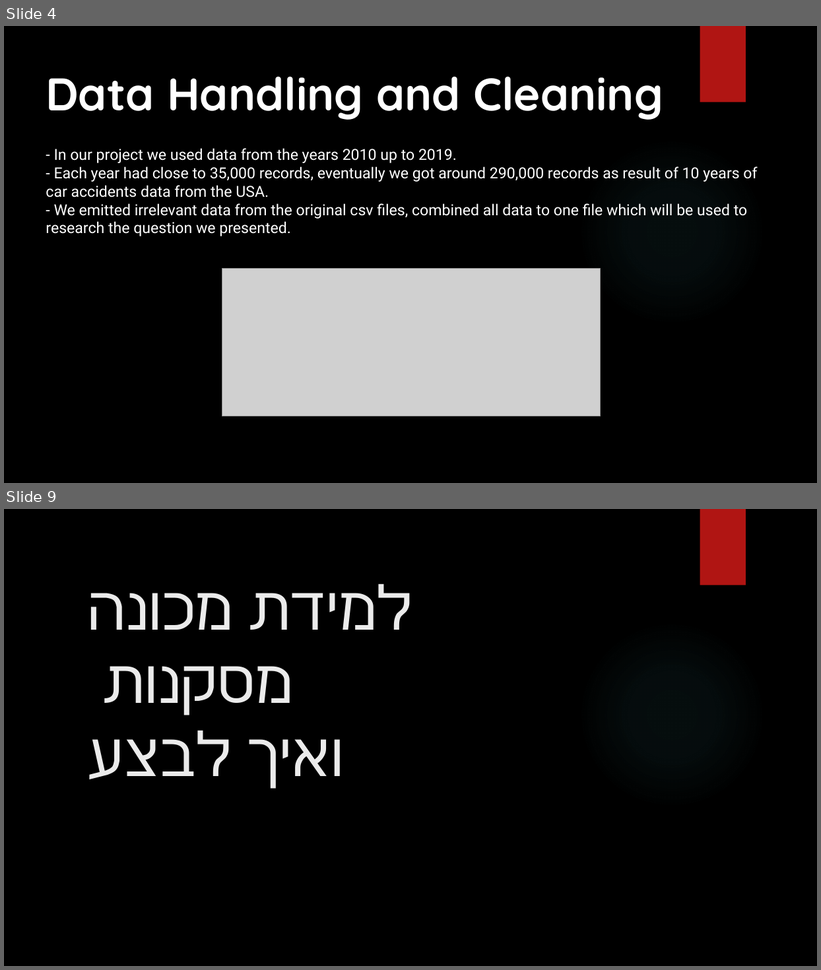
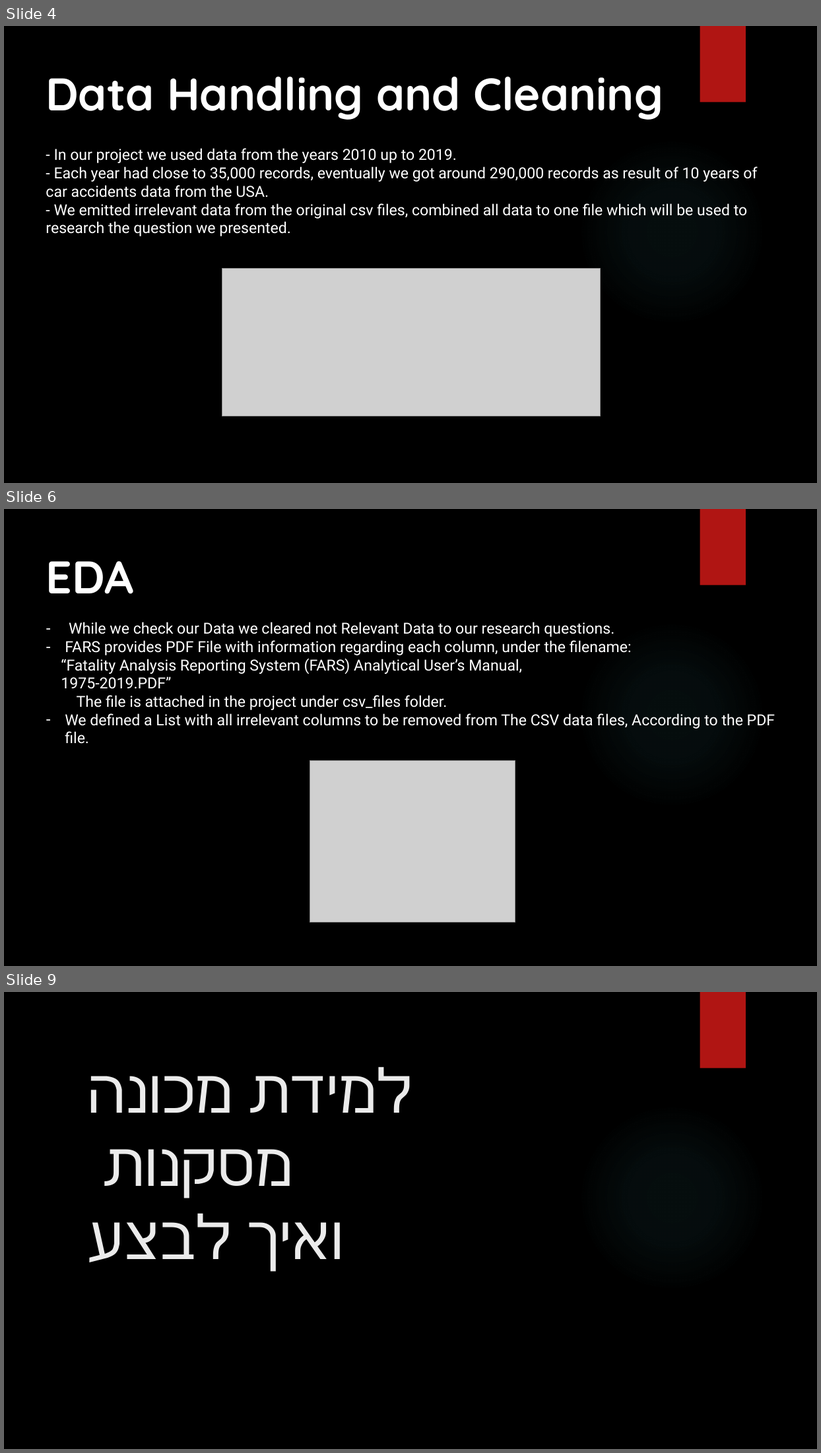
Before and after one commit to danprophet/dataScience, a slide deck: documents/Car Accidents Project.pptx. Shown one above the other, each under a label of ours: slides 4 and 9 before the commit, slides 4, 6 and 9 after it; the slides between them are not shown. The pictures are 821x970 and 821x1453 pixels, drawn with LibreOffice and Linux fonts; fonts in the diff are those of the drawing; grey boxes stand for pictures; background and template pictures are left out. Boxes give left, top, right and bottom in pixels: in the first picture for what was removed or moved away, otherwise in the second. Text is boxed around its words. In the diff, an @@ line names an element or a change of style, - is before the commit and + after.

Commit message:
Update git with all relevant data.

```diff
--- a/documents/Car Accidents Project.pptx
+++ b/documents/Car Accidents Project.pptx
@@ slide 6 added at [4, 509, 817, 966], background picture (left out); not listed: 2 template elements that a slide beside it also shows @@
@@ text added at [46, 561, 133, 594], 54 pt, text #FFFFFF, bold @@
+EDA
@@ text added at [61, 622, 775, 744], 18 pt, text #FFFFFF @@
+– While we check our Data we cleared not Relevant Data to our research questions.
+– FARS provides PDF File with information regarding each column, under the filename:
+“Fatality Analysis Reporting System (FARS) Analytical User’s Manual,
+1975-2019.PDF”
+  The file is attached in the project under csv_files folder.
+– We defined a List with all irrelevant columns to be removed from The CSV data files, According to the PDF file.
@@ picture added at [310, 761, 516, 923] @@
```
Also in this commit, not shown: 3 slides changed, 1 slide removed, 16 other files.
